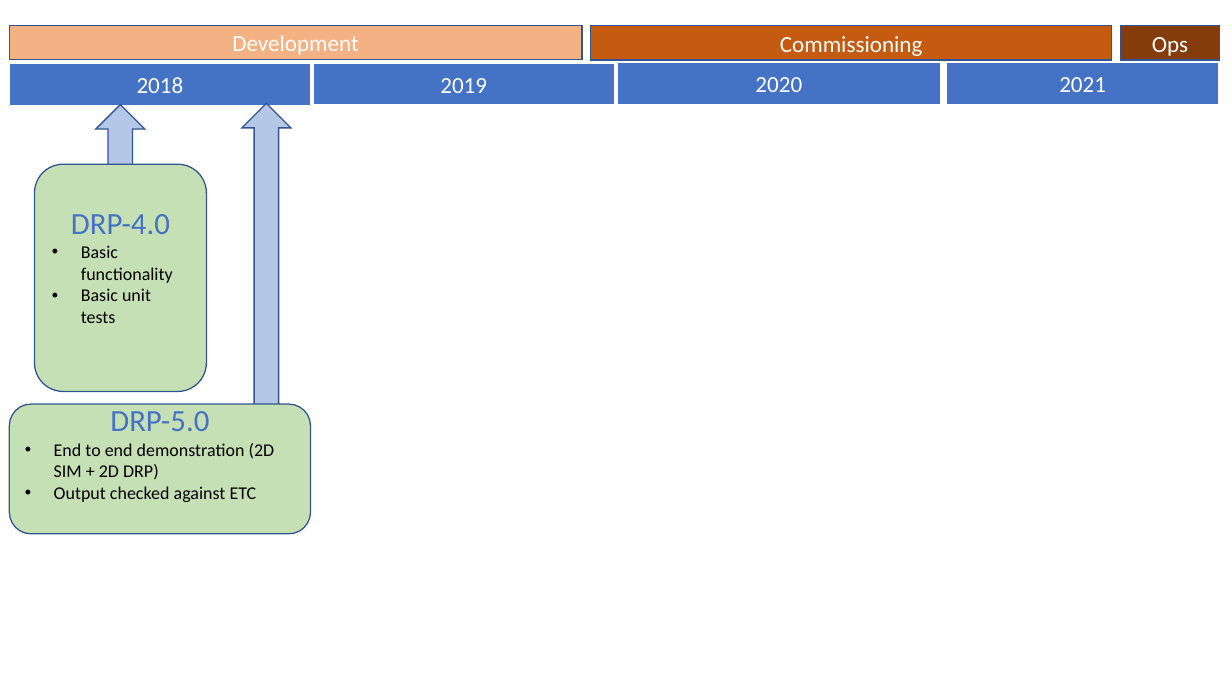
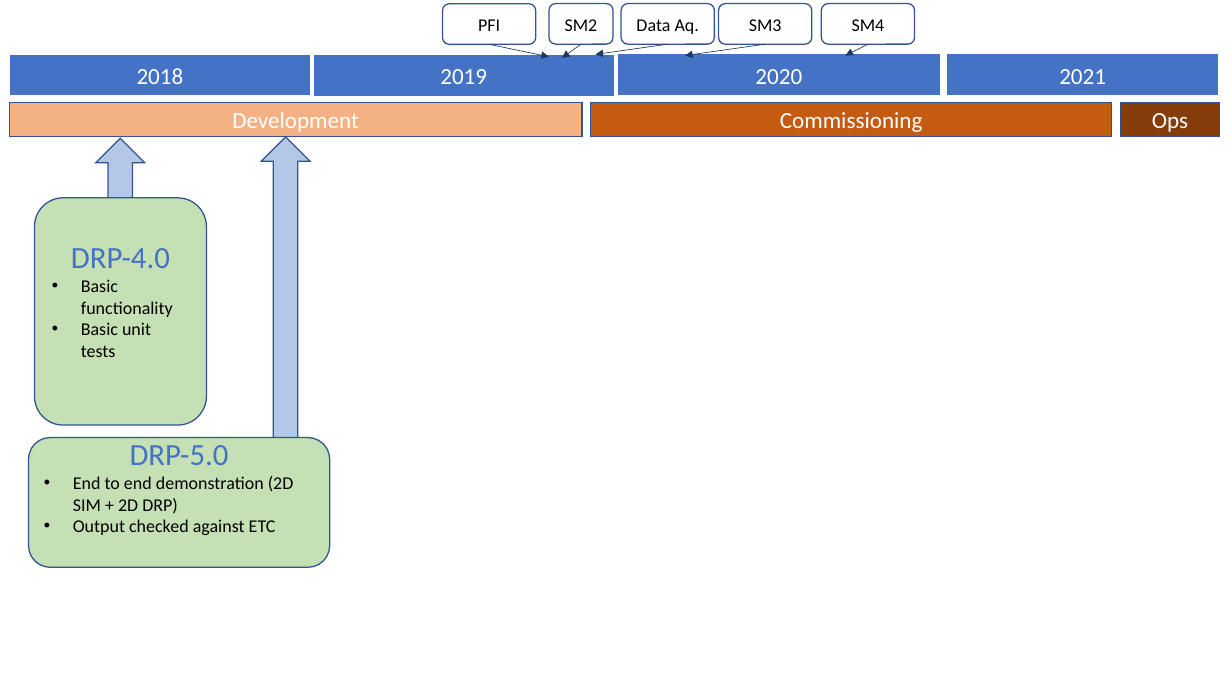
Before and after one commit to hassanxp/Shanghai2018, a slide deck: slide 6 of presentation-drp-plan/2DDRP-PresentationShanghai2018.pptx (slide 5 before the commit). Drawn at 1232x693 pixels with LibreOffice and Linux fonts; fonts in the diff are those of the drawing. Boxes give left, top, right and bottom in pixels: in the first picture for what was removed or moved away, otherwise in the second. Text is boxed around its words. In the diff, an @@ line names an element or a change of style, - is before the commit and + after.

```diff
--- a/presentation-drp-plan/2DDRP-PresentationShanghai2018.pptx
+++ b/presentation-drp-plan/2DDRP-PresentationShanghai2018.pptx
@@ rounded rectangle added at (x1=443, y1=4, x2=536, y2=44), outline #325491 1 pt, 14 pt, text #000000 @@
+PFI
@@ rounded rectangle added at (x1=549, y1=4, x2=613, y2=44), outline #325491 1 pt, 14 pt, text #000000 @@
+SM2
@@ rounded rectangle added at (x1=621, y1=4, x2=714, y2=44), outline #325491 1 pt, 14 pt, text #000000 @@
+Data Aq.
@@ rounded rectangle added at (x1=719, y1=4, x2=812, y2=44), outline #325491 1 pt, 14 pt, text #000000 @@
+SM3
@@ rounded rectangle added at (x1=822, y1=4, x2=915, y2=44), outline #325491 1 pt, 14 pt, text #000000 @@
+SM4
@@ 4 rectangles moved together from (x1=9, y1=62, x2=1219, y2=105) to (x1=9, y1=54, x2=1219, y2=96) @@
@@ arrow added from (489, 44) to (549, 56), #203864 0.5 pt @@
@@ arrow added from (581, 44) to (562, 58), #203864 0.5 pt @@
@@ arrow added from (668, 44) to (595, 55), #203864 0.5 pt @@
@@ arrow added from (765, 44) to (685, 55), #203864 0.5 pt @@
@@ arrow added from (868, 44) to (846, 55), #203864 0.5 pt @@
@@ 3 rectangles moved together from (x1=9, y1=26, x2=1220, y2=60) to (x1=9, y1=103, x2=1220, y2=137) @@
@@ up arrow moved from (x1=96, y1=104, x2=145, y2=203) to (x1=96, y1=139, x2=145, y2=238) @@
@@ up arrow moved from (x1=242, y1=104, x2=291, y2=414) to (x1=262, y1=137, x2=311, y2=447) @@
@@ rounded rectangle "DRP-4.0" moved from (x1=34, y1=165, x2=206, y2=392) to (x1=34, y1=198, x2=206, y2=425) @@
@@ rounded rectangle "DRP-5.0" moved from (x1=9, y1=404, x2=311, y2=533) to (x1=29, y1=438, x2=330, y2=567) @@
```
Also in this commit, not shown: 10 other slides changed, 1 slide added, 1 other file.
